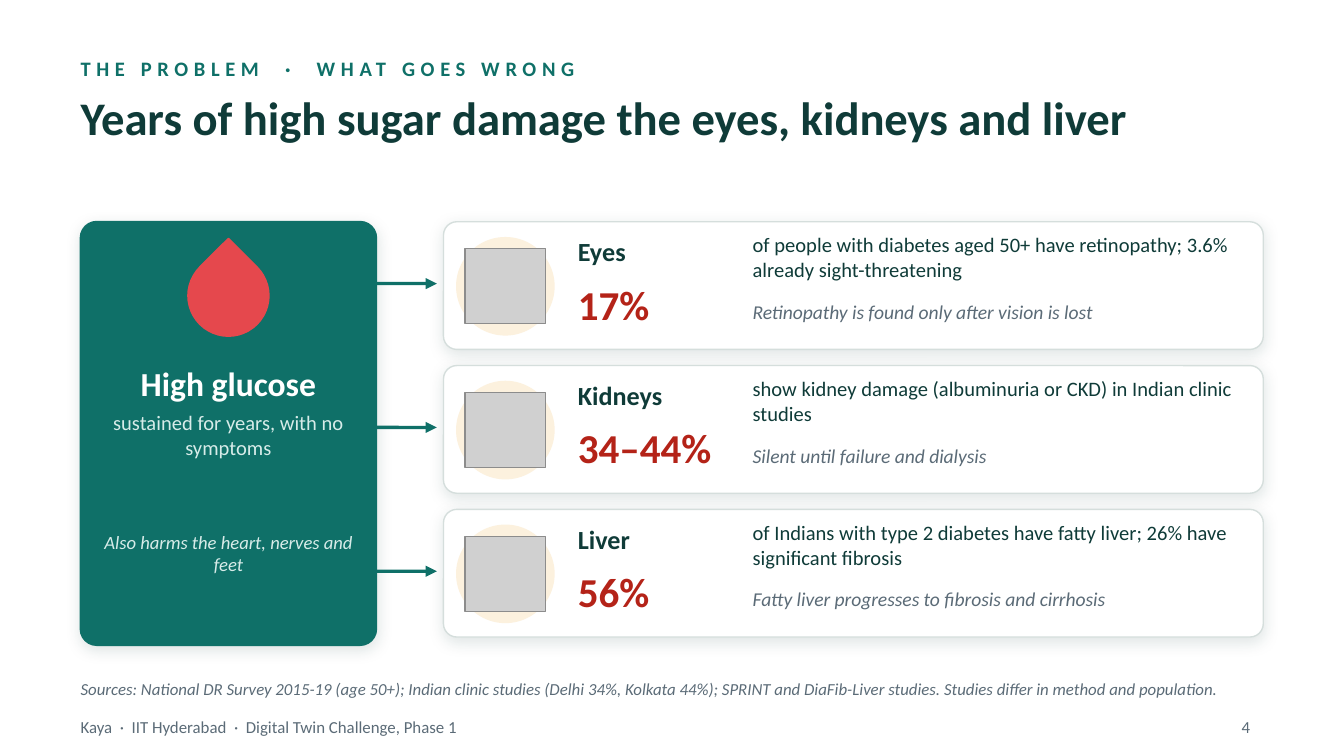
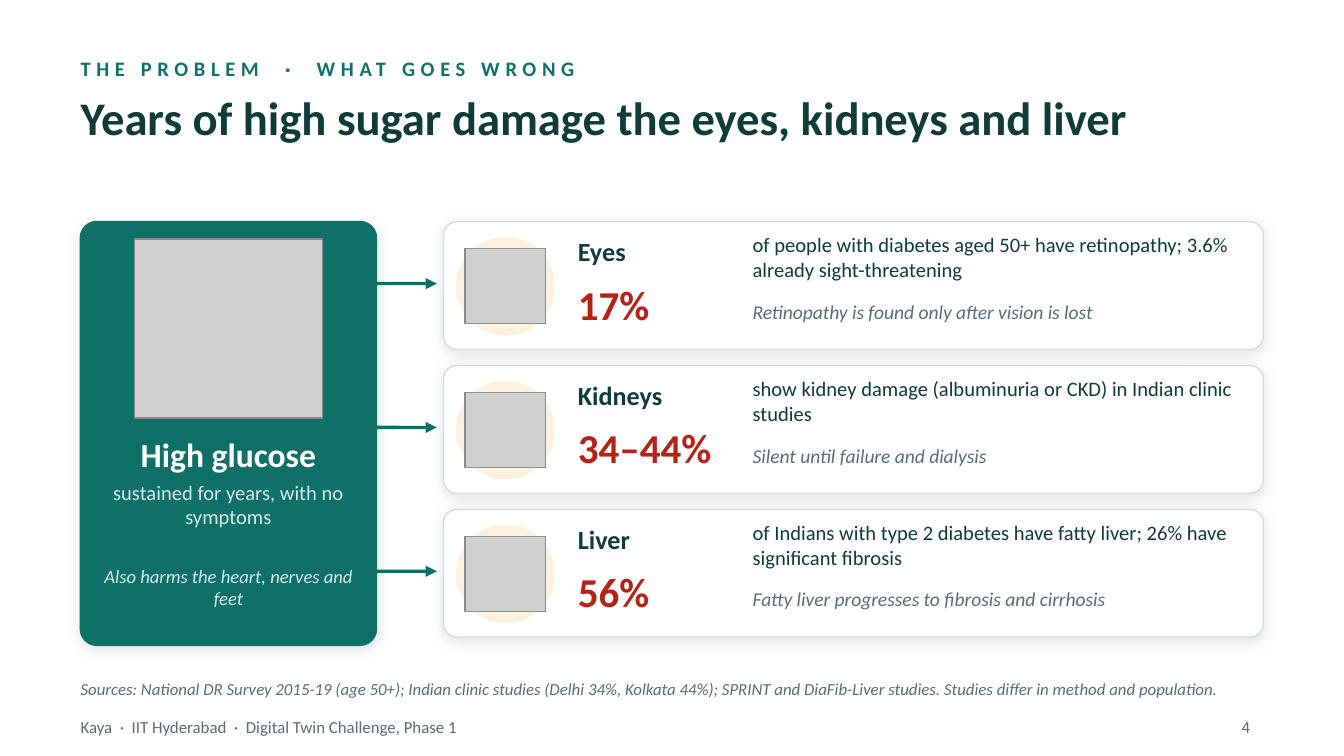
Before and after one commit to Dulari-Bhushan/Digital-Twin-for-healthcare, a slide deck: slide 4 of Kaya_IIT-Hyderabad/docs/Kaya_pitch_deck.pptx. Drawn at 1344x756 pixels with LibreOffice and Linux fonts; fonts in the diff are those of the drawing; grey boxes stand for pictures; background and template pictures are left out. Boxes give left, top, right and bottom in pixels: in the first picture for what was removed or moved away, otherwise in the second. Text is boxed around its words. In the diff, an @@ line names an element or a change of style, - is before the commit and + after.

```diff
--- a/Kaya_IIT-Hyderabad/docs/Kaya_pitch_deck.pptx
+++ b/Kaya_IIT-Hyderabad/docs/Kaya_pitch_deck.pptx
@@ picture added at (x1=134, y1=239, x2=323, y2=418) @@
@@ teardrop removed at (x1=171, y1=239, x2=286, y2=353) @@
@@ text "High glucose" moved from (x1=141, y1=372, x2=316, y2=402) to (x1=141, y1=443, x2=316, y2=473) @@
@@ text "sustained for years, with no ..." moved from (x1=113, y1=415, x2=344, y2=459) to (x1=113, y1=485, x2=344, y2=528) @@
@@ text "Also harms the heart, nerves ..." moved from (x1=104, y1=536, x2=353, y2=573) to (x1=104, y1=570, x2=353, y2=607) @@
```
Also in this commit, not shown: 8 other slides changed, 13 other files.
